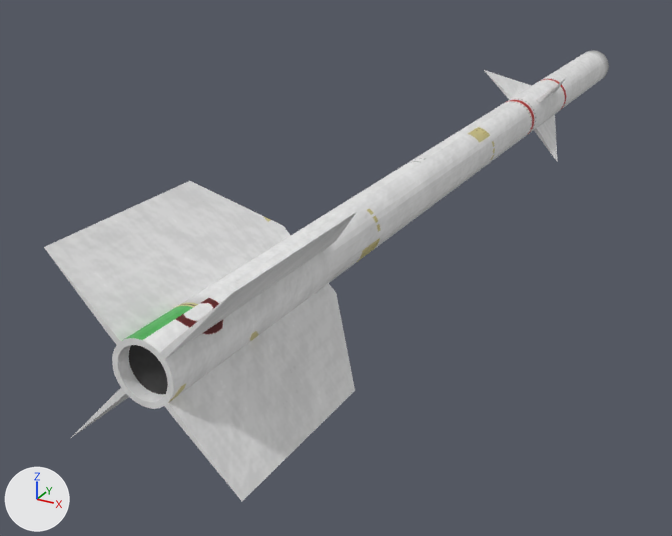
The Blender file Assets/R-3R/R-3R.blend, before and after one commit.
One viewpoint serves both versions: a 50 mm camera at (1.06, -2.832, 0.898) aimed at (-0.335, -0.296, -0.37). The axes (+X, +Y, +Z) are drawn at lower left. The lights are the same throughout.
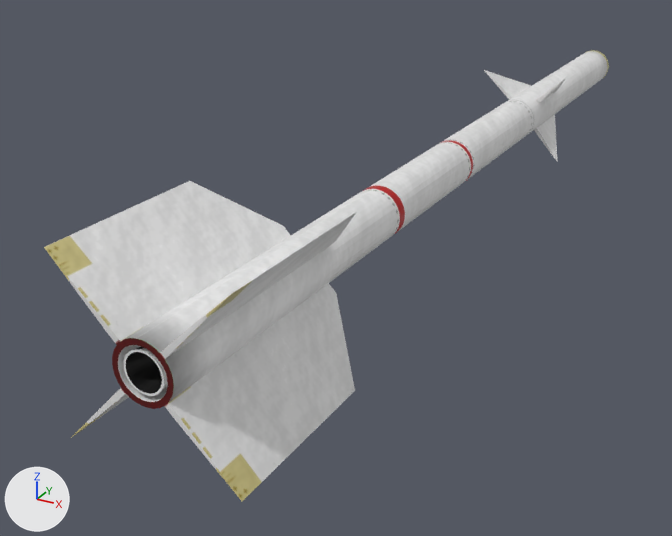
Boxes [x1, y1, x2, y2] around the edits, measured in the pictures (672 x 536 px):
part 1 of me_cylinder, built on: [118, 345, 168, 402] in both
part 2 of me_cylinder, surface changed: [44, 50, 609, 501] in both

The change, as a diff of the scene's bpy script:
```diff
--- a/Assets/R-3R/R-3R.blend.py
+++ b/Assets/R-3R/R-3R.blend.py
@@ me_cylinder @@
 # used by ob_cylinder; location = (0.0, 0.0, 0.008); rotation_euler = (-1.571, -0.0873, 0.0), in degrees (-90, -5, 0); scale = (-0.0738, -0.0738, -0.0738)
-me_cylinder.from_pydata(...)  # 253 vertices, 265 faces; spans x -3.2..3.2, y -3.2..3.2, z -24.6..22.6
+me_cylinder.from_pydata(...)  # 509 vertices, 489 faces; spans x -3.2..3.2, y -3.2..3.2, z -24.6..22.6
+# me_cylinder part 1
+# 1 face is deleted
+# 32 vertices in x -0.8..0.8, y -0.8..0.8, z 22.1 move by (0.0, 0.0, -1.0)
+# 256 vertices are added at x -0.7..0.7, y -0.7..0.7, z 21.1..22.5
+# 225 new faces join them
+# me_cylinder part 2: 264 kept faces spanning x -3.2..3.2, y -3.2..3.2, z -24.6..22.6 get new texture (UV) coordinates
 me_cylinder.materials.append(mat_material_001)
```
